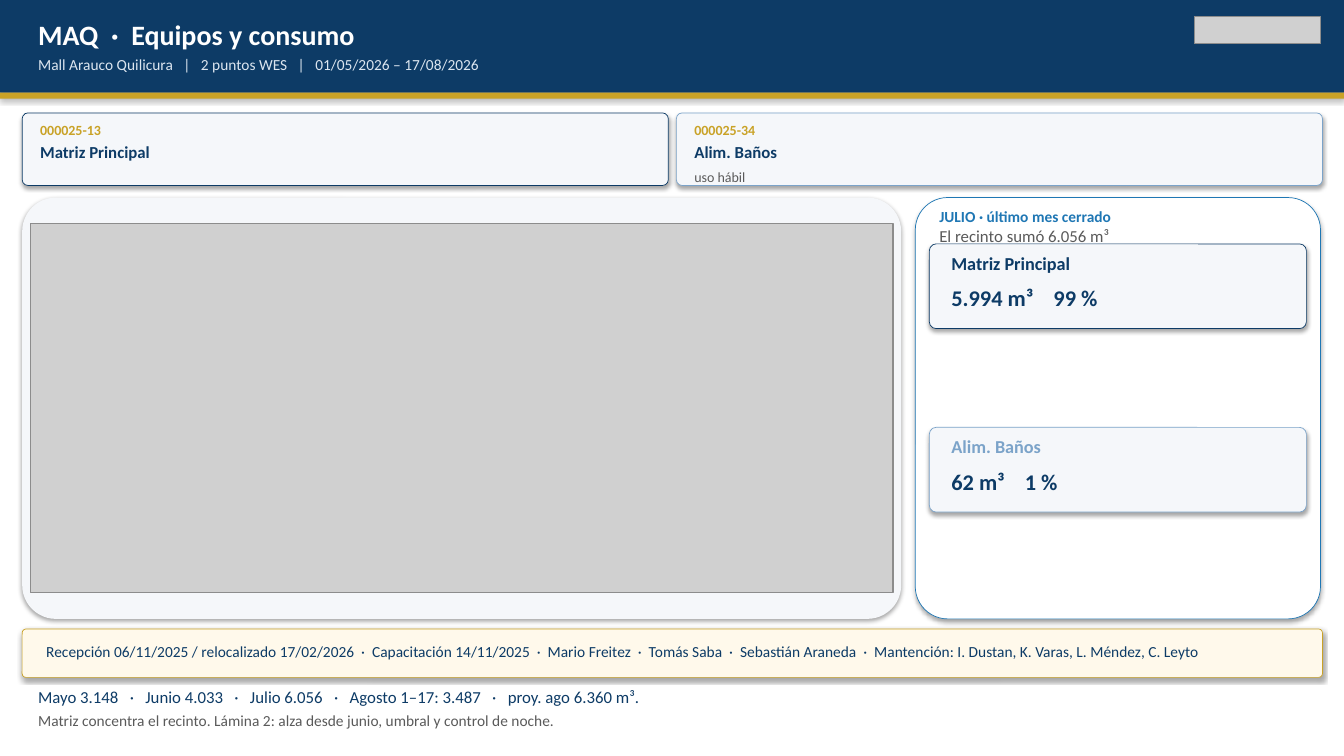
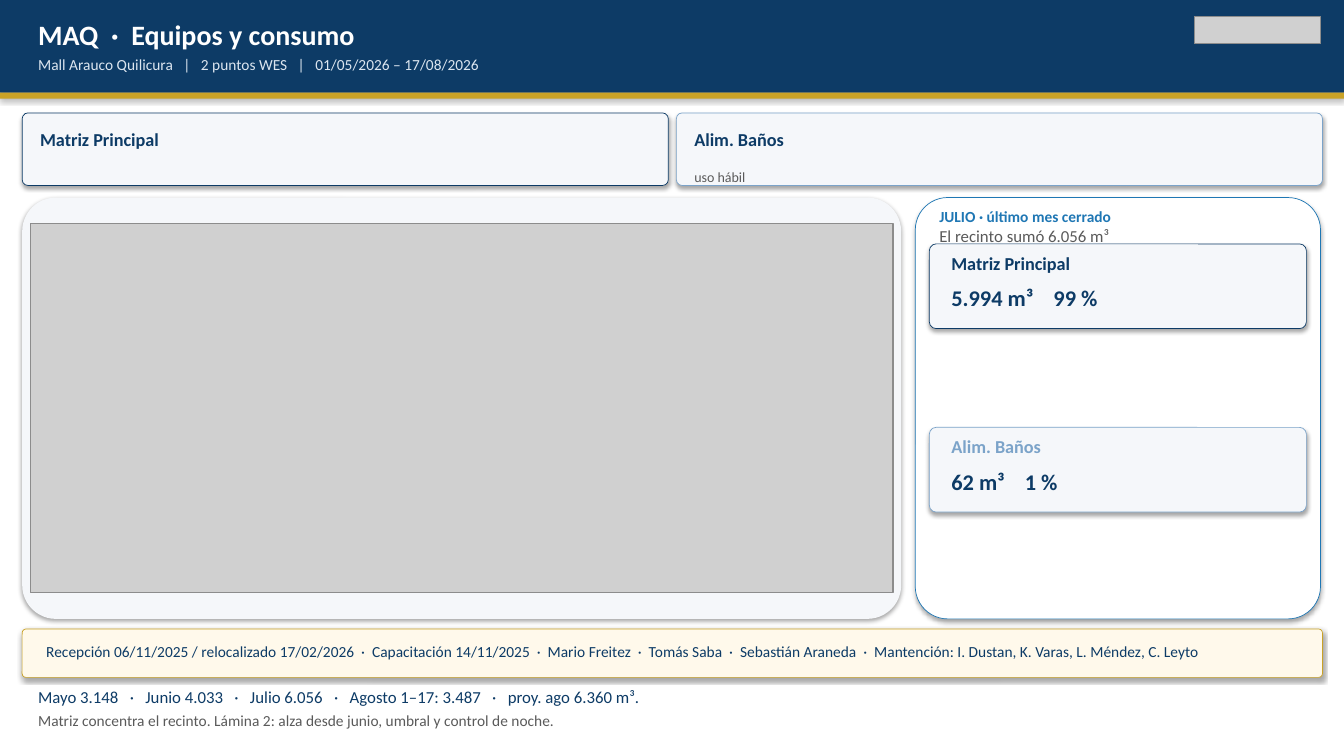
Before and after one commit to anibaloperacionesWes/wes-scripts, a slide deck: slide 6 of reports/Parque_Arauco/TMP_7MALLS/entrega_diego_anibal/Recorrido_ejecutivo_PA_MAE_20260817.pptx. Drawn at 1344x756 pixels with LibreOffice and Linux fonts; fonts in the diff are those of the drawing; grey boxes stand for pictures. Boxes give left, top, right and bottom in pixels: in the first picture for what was removed or moved away, otherwise in the second. Text is boxed around its words. In the diff, an @@ line names an element or a change of style, - is before the commit and + after.

```diff
--- a/reports/Parque_Arauco/TMP_7MALLS/entrega_diego_anibal/Recorrido_ejecutivo_PA_MAE_20260817.pptx
+++ b/reports/Parque_Arauco/TMP_7MALLS/entrega_diego_anibal/Recorrido_ejecutivo_PA_MAE_20260817.pptx
@@ text "Matriz Principal": place and size @@
-text "Matriz Principal" at box(40, 146, 150, 161)
+text "Matriz Principal" at box(40, 133, 159, 149)
@@ text "Matriz Principal" at box(40, 133, 159, 149): size 12 to 13 pt @@
@@ text removed at box(40, 126, 101, 135) @@
-000025-13
@@ text "Alim. Baños" at box(694, 133, 784, 146): size 12 to 13 pt @@
@@ text "Alim. Baños": place and size @@
-text "Alim. Baños" at box(694, 146, 777, 158)
+text "Alim. Baños" at box(694, 133, 784, 146)
@@ text removed at box(694, 126, 755, 135) @@
-000025-34
```
Also in this commit, not shown: 7 other slides changed, 1 other file.
